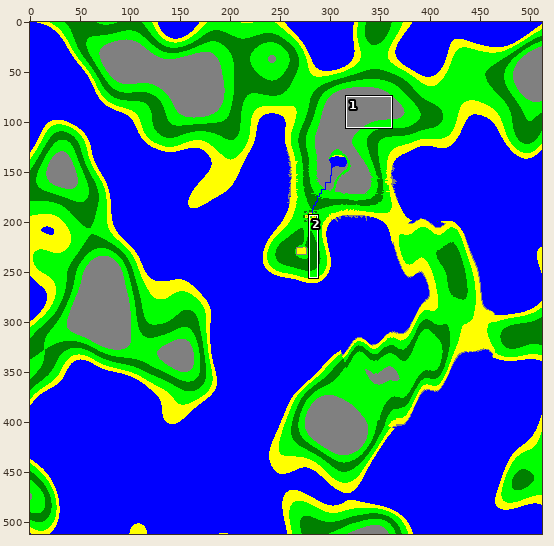
File history of a sprite sheet, map.png. Above, an overview of the earlier version with the close-up marked.
Close-up. Before the commit:
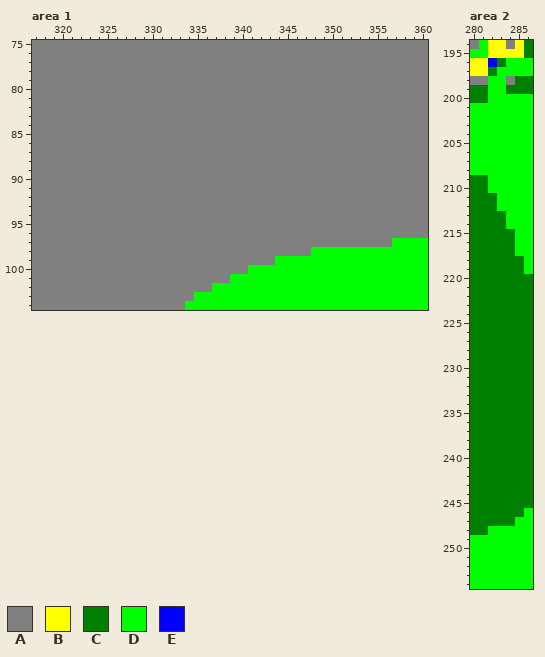
The file is 512x512 pixels. Shown: area 1: x 317..360, y 75..104; area 2: x 280..286, y 194..254.
Palette (. is transparent): A #808080  B #ffff00  C #008000  D #00ff00  E #0000ff
Pixels before, area 1, first column x 317:
 75 AAAAAAAAAAAAAAAAAAAAAAAAAAAAAAAAAAAAAAAAAAAA
 76 AAAAAAAAAAAAAAAAAAAAAAAAAAAAAAAAAAAAAAAAAAAA
 77 AAAAAAAAAAAAAAAAAAAAAAAAAAAAAAAAAAAAAAAAAAAA
 78 AAAAAAAAAAAAAAAAAAAAAAAAAAAAAAAAAAAAAAAAAAAA
 79 AAAAAAAAAAAAAAAAAAAAAAAAAAAAAAAAAAAAAAAAAAAA
 80 AAAAAAAAAAAAAAAAAAAAAAAAAAAAAAAAAAAAAAAAAAAA
 81 AAAAAAAAAAAAAAAAAAAAAAAAAAAAAAAAAAAAAAAAAAAA
 82 AAAAAAAAAAAAAAAAAAAAAAAAAAAAAAAAAAAAAAAAAAAA
 83 AAAAAAAAAAAAAAAAAAAAAAAAAAAAAAAAAAAAAAAAAAAA
 84 AAAAAAAAAAAAAAAAAAAAAAAAAAAAAAAAAAAAAAAAAAAA
 85 AAAAAAAAAAAAAAAAAAAAAAAAAAAAAAAAAAAAAAAAAAAA
 86 AAAAAAAAAAAAAAAAAAAAAAAAAAAAAAAAAAAAAAAAAAAA
 87 AAAAAAAAAAAAAAAAAAAAAAAAAAAAAAAAAAAAAAAAAAAA
 88 AAAAAAAAAAAAAAAAAAAAAAAAAAAAAAAAAAAAAAAAAAAA
 89 AAAAAAAAAAAAAAAAAAAAAAAAAAAAAAAAAAAAAAAAAAAA
 90 AAAAAAAAAAAAAAAAAAAAAAAAAAAAAAAAAAAAAAAAAAAA
 91 AAAAAAAAAAAAAAAAAAAAAAAAAAAAAAAAAAAAAAAAAAAA
 92 AAAAAAAAAAAAAAAAAAAAAAAAAAAAAAAAAAAAAAAAAAAA
 93 AAAAAAAAAAAAAAAAAAAAAAAAAAAAAAAAAAAAAAAAAAAA
 94 AAAAAAAAAAAAAAAAAAAAAAAAAAAAAAAAAAAAAAAAAAAA
 95 AAAAAAAAAAAAAAAAAAAAAAAAAAAAAAAAAAAAAAAAAAAA
 96 AAAAAAAAAAAAAAAAAAAAAAAAAAAAAAAAAAAAAAAAAAAA
 97 AAAAAAAAAAAAAAAAAAAAAAAAAAAAAAAAAAAAAAAADDDD
 98 AAAAAAAAAAAAAAAAAAAAAAAAAAAAAAADDDDDDDDDDDDD
 99 AAAAAAAAAAAAAAAAAAAAAAAAAAADDDDDDDDDDDDDDDDD
100 AAAAAAAAAAAAAAAAAAAAAAAADDDDDDDDDDDDDDDDDDDD
101 AAAAAAAAAAAAAAAAAAAAAADDDDDDDDDDDDDDDDDDDDDD
102 AAAAAAAAAAAAAAAAAAAADDDDDDDDDDDDDDDDDDDDDDDD
103 AAAAAAAAAAAAAAAAAADDDDDDDDDDDDDDDDDDDDDDDDDD
104 AAAAAAAAAAAAAAAAADDDDDDDDDDDDDDDDDDDDDDDDDDD
Pixels before, area 2, first column x 280:
194 ADBBABC
195 DDBBBBC
196 BBECDDD
197 BBCDDDD
198 AADDACC
199 CCDDCCC
200 CCDDDDD
201 DDDDDDD
202 DDDDDDD
203 DDDDDDD
204 DDDDDDD
205 DDDDDDD
206 DDDDDDD
207 DDDDDDD
208 DDDDDDD
209 CCDDDDD
210 CCDDDDD
211 CCCDDDD
212 CCCDDDD
213 CCCCDDD
214 CCCCDDD
215 CCCCCDD
216 CCCCCDD
217 CCCCCDD
218 CCCCCCD
219 CCCCCCD
220 CCCCCCC
221 CCCCCCC
222 CCCCCCC
223 CCCCCCC
224 CCCCCCC
225 CCCCCCC
226 CCCCCCC
227 CCCCCCC
228 CCCCCCC
229 CCCCCCC
230 CCCCCCC
231 CCCCCCC
232 CCCCCCC
233 CCCCCCC
234 CCCCCCC
235 CCCCCCC
236 CCCCCCC
237 CCCCCCC
238 CCCCCCC
239 CCCCCCC
240 CCCCCCC
241 CCCCCCC
242 CCCCCCC
243 CCCCCCC
244 CCCCCCC
245 CCCCCCC
246 CCCCCCD
247 CCCCCDD
248 CCDDDDD
249 DDDDDDD
250 DDDDDDD
251 DDDDDDD
252 DDDDDDD
253 DDDDDDD
254 DDDDDDD
Now the later version:
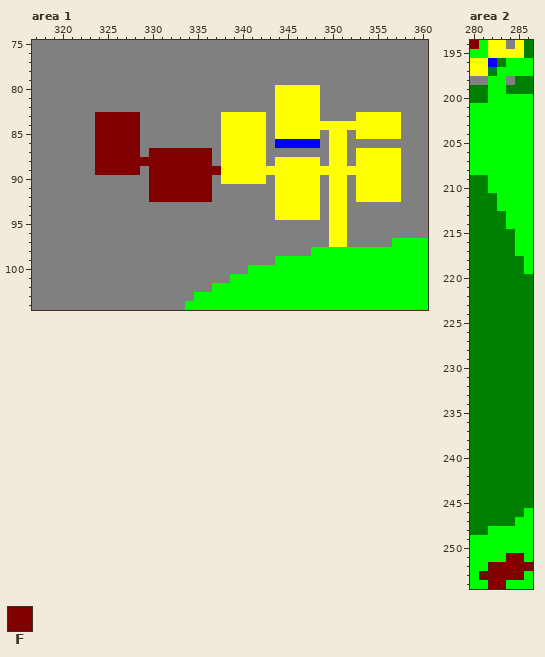
Colours new in this view: F #800000
Commit: New tile type
Changes in this commit:
Area 1:
y 80..82: x 344..348 AAAAA -> BBBBB
y 83: x 324..328 AAAAA -> FFFFF; x 338..342 AAAAA -> BBBBB; x 344..348 AAAAA -> BBBBB; x 353..357 AAAAA -> BBBBB
y 84: x 324..328 AAAAA -> FFFFF; x 338..342 AAAAA -> BBBBB; x 344..357 AAAAAAAAAAAAAA -> BBBBBBBBBBBBBB
y 85: x 324..328 AAAAA -> FFFFF; x 338..342 AAAAA -> BBBBB; x 344..348 AAAAA -> BBBBB; x 350..351 AA -> BB; x 353..357 AAAAA -> BBBBB
y 86: x 324..328 AAAAA -> FFFFF; x 338..342 AAAAA -> BBBBB; x 344..348 AAAAA -> EEEEE; x 350..351 AA -> BB
y 87: x 324..328 AAAAA -> FFFFF; x 330..336 AAAAAAA -> FFFFFFF; x 338..342 AAAAA -> BBBBB; x 350..351 AA -> BB; x 353..357 AAAAA -> BBBBB
y 88: x 324..336 AAAAAAAAAAAAA -> FFFFFFFFFFFFF; x 338..342 AAAAA -> BBBBB; x 344..348 AAAAA -> BBBBB; x 350..351 AA -> BB; x 353..357 AAAAA -> BBBBB
y 89: x 324..328 AAAAA -> FFFFF; x 330..357 AAAAAAAAAAAAAAAAAAAAAAAAAAAA -> FFFFFFFFBBBBBBBBBBBBBBBBBBBB
y 90: x 330..336 AAAAAAA -> FFFFFFF; x 338..342 AAAAA -> BBBBB; x 344..348 AAAAA -> BBBBB; x 350..351 AA -> BB; x 353..357 AAAAA -> BBBBB
y 91..92: x 330..336 AAAAAAA -> FFFFFFF; x 344..348 AAAAA -> BBBBB; x 350..351 AA -> BB; x 353..357 AAAAA -> BBBBB
y 93..94: x 344..348 AAAAA -> BBBBB; x 350..351 AA -> BB
y 95..97: x 350..351 AA -> BB
Area 2:
y 194: x 280 A -> F
y 251: x 284..285 DD -> FF
y 252: x 282..286 DDDDD -> FFFFF
y 253: x 281..285 DDDDD -> FFFFF
y 254: x 282..283 DD -> FF
Boxes around the changes in both close-ups, in picture pixels (x1, y1, x2, y2):
changed: (95, 85, 401, 247)
changed: (470, 40, 479, 49)
changed: (479, 553, 533, 589)
